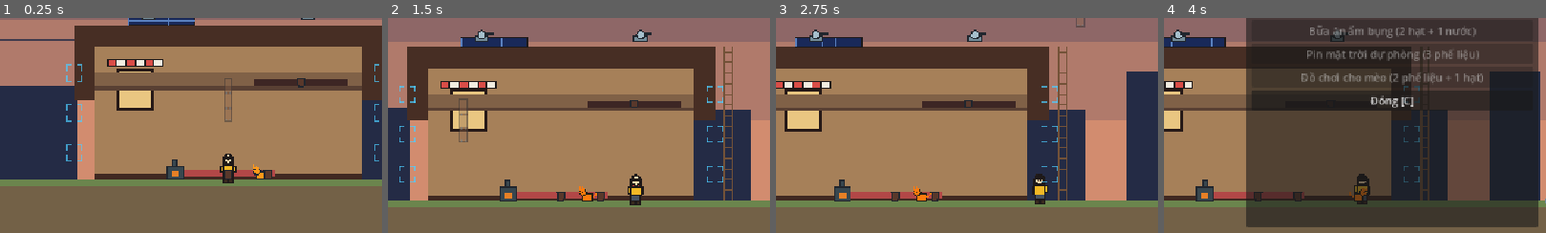
Above: before the commit, frames 1-4 (left to right).
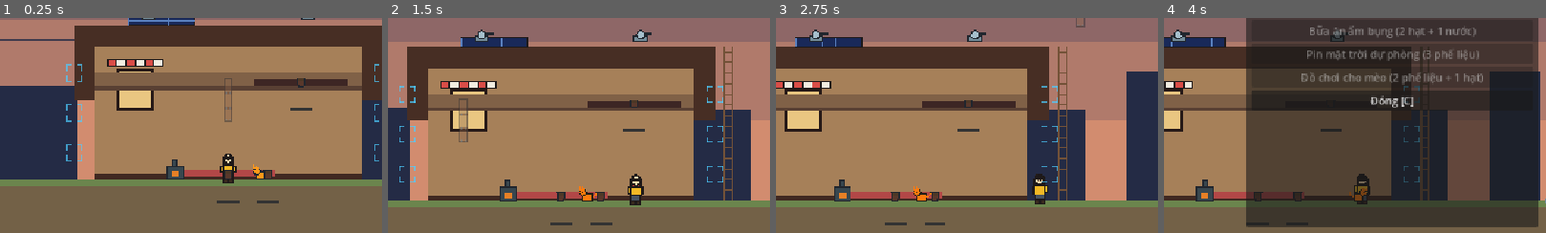
Above: after the commit, the same moments.

Repository: vuphamhocvienmatma/insomnia-dark-war
Game: Godot game, scene res://scenes/main_level.tscn
Same seed, same stepped clock (60 frames per second), same inputs: the game is played once before the commit and once after it.
Inputs (mouse positions are % of the whole screen's width and height, from its top left):
- Up to frame 1 (0.25 s): no input
- Up to frame 2 (1.5 s): move the mouse to (72, 45) at 0.52 s; press the mouse at (72, 45) at 0.53 s; hold Right (ui_right) 0.53-1.28 s; tap E (interact) at 0.8, 1.35 s; move the mouse to (30, 55) at 1.27 s; release the mouse at (30, 55) at 1.28 s; hold S (ui_down) from 1.28 s (still down)
- Up to frame 3 (2.75 s): click (30, 55) at 1.55 s; move the mouse to (60, 28) at 2.02 s; release S (ui_down) at 2.03 s; press the mouse at (60, 28) at 2.03 s; hold Right (ui_right) from 2.03 s (still down); tap E (interact) at 2.3 s
- Up to frame 4 (4 s): move the mouse to (45, 70) at 2.77 s; release Right (ui_right) at 2.78 s; release the mouse at (45, 70) at 2.78 s; hold W (ui_up) 2.78-3.53 s; tap E (interact) at 2.85, 3.8 s; click (45, 70) at 3.05 s; move the mouse to (80, 65) at 3.52 s; hold Left (ui_left) from 3.53 s (still down); hold C (toggle_crafting) from 3.53 s (still down)
The pictures show only the part of the screen within x 20-70%, y 26-76%; the shares and areas given below are measured in that part.

The runs differ from the first frame. In frame 1, 0.2% of the frame differs, in the area x 56-82%, y 28-87%; in frame 2, 0.2%; in frame 3, 0.2%; in frame 4, 0.2%.

Commit message:
feat: phase 19 polish (task rewards, hud pulse, turret laser, zombie death fx, plant stages, difficulty)

Diff:
--- a/insomnia-in-the-dark-war/scripts/art_plantpot.gd
+++ b/insomnia-in-the-dark-war/scripts/art_plantpot.gd
@@ -17,10 +17,22 @@
 	var pot_closed := pot.duplicate()
 	pot_closed.append(pot[0])
 	draw_polyline(pot_closed, OUTLINE, 2.0)
-	if _state == "planted":
+
+	var progress: float = 0.0
+	var p := get_parent()
+	if p != null and "growth_progress" in p:
+		progress = float(p.get("growth_progress"))
+
+	if progress < 0.33:
+		draw_rect(Rect2(-4.0, -12.0, 8.0, 4.0), Color(0.3, 0.22, 0.15, 1.0))
+	elif progress < 0.66:
 		draw_line(Vector2(0.0, -12.0), Vector2(0.0, -20.0), LEAF, 2.0)
-	elif _state == "bloomed":
+	else:
 		draw_line(Vector2(0.0, -12.0), Vector2(0.0, -26.0), LEAF, 2.0)
 		draw_circle(Vector2(0.0, -28.0), 4.0, FLOWER)
 		draw_polygon([Vector2(-4.0, -20.0), Vector2(-10.0, -22.0), Vector2(-4.0, -16.0)], [LEAF, LEAF, LEAF])
 		draw_polygon([Vector2(4.0, -20.0), Vector2(10.0, -22.0), Vector2(4.0, -16.0)], [LEAF, LEAF, LEAF])
+
+	var fill_w: float = 32.0 * progress
+	draw_rect(Rect2(-16.0, 32.0, 32.0, 4.0), Color(0.2, 0.2, 0.2, 1.0))
+	draw_rect(Rect2(-16.0, 32.0, fill_w, 4.0), Color(0.4, 0.9, 0.4, 1.0))
--- a/insomnia-in-the-dark-war/scripts/auto_turret.gd
+++ b/insomnia-in-the-dark-war/scripts/auto_turret.gd
@@ -33,6 +33,13 @@
 			var final_damage: float = attack_damage * (GameState.turret_damage_multiplier if GameState else 1.0)
 			current_target.call("take_damage", final_damage)
 			print("Turret phun lửa! Tiêu tốn ", solar_cost_per_shot, " Solar.")
+			var line := Line2D.new()
+			line.add_point(Vector2.ZERO)
+			line.add_point(current_target.global_position - global_position)
+			line.width = 3.0
+			line.default_color = Color(1.0, 0.5, 0.0, 0.8)
+			add_child(line)
+			get_tree().create_timer(0.1).timeout.connect(line.queue_free)
 		else:
 			print("Hết năng lượng mặt trời! Turret ngừng bắn.")
 
--- a/insomnia-in-the-dark-war/scripts/hud.gd
+++ b/insomnia-in-the-dark-war/scripts/hud.gd
@@ -22,12 +22,20 @@
 
 func _on_scrap_changed(new_amount: int) -> void:
 	label.text = "Phế liệu: " + str(new_amount)
+	_pulse_label(label)
 
 func _on_seeds_changed(new_amount: int) -> void:
 	seeds_label.text = "Hạt giống: " + str(new_amount)
+	_pulse_label(seeds_label)
 
 func _on_water_changed(new_amount: int) -> void:
 	water_label.text = "Nước: " + str(new_amount)
+	_pulse_label(water_label)
+
+func _pulse_label(lbl: Label) -> void:
+	var tw := create_tween()
+	tw.tween_property(lbl, "scale", Vector2(1.2, 1.2), 0.1)
+	tw.tween_property(lbl, "scale", Vector2.ONE, 0.1)
 
 func _on_tired_changed(is_tired: bool) -> void:
 	tired_label.visible = is_tired
--- a/insomnia-in-the-dark-war/scripts/journal_manager.gd
+++ b/insomnia-in-the-dark-war/scripts/journal_manager.gd
@@ -3,6 +3,7 @@
 var daily_tasks: Array[Dictionary] = []
 
 signal tasks_updated
+signal task_completed(task_desc: String)
 
 func _ready() -> void:
 	generate_daily_tasks()
@@ -35,7 +36,10 @@
 	for task in daily_tasks:
 		if task["type"] == task_type and task["progress"] < task["target"]:
 			task["progress"] += 1
-			if task["progress"] == task["target"]:
-				print("Hoàn thành nhiệm vụ: ", task["desc"])
-			break
+		if task["progress"] == task["target"]:
+			task_completed.emit(task["desc"])
+			GameState.add_scrap(5)
+			GameState.add_seeds(2)
+			print("🎉 Hoàn thành nhiệm vụ: ", task["desc"], "! Thưởng 5 phế liệu + 2 hạt giống.")
+		break
 	tasks_updated.emit()
--- a/insomnia-in-the-dark-war/scripts/level_setup.gd
+++ b/insomnia-in-the-dark-war/scripts/level_setup.gd
@@ -14,6 +14,7 @@
 
 var _spawned_zombies: Array[Node2D] = []
 var _night_sky: Node2D = null
+var day_count: int = 1
 
 func _ready() -> void:
 	var skyline := Node2D.new()
@@ -114,6 +115,8 @@
 	add_child(_night_sky)
 
 func _on_phase_changed(is_night: bool) -> void:
+	if not is_night:
+		day_count += 1
 	if _night_sky != null:
 		_night_sky.visible = is_night
 
@@ -126,12 +129,14 @@
 		_spawned_zombies.clear()
 
 func _respawn_zombie_wave() -> void:
-	var wave_size: int = 10 + int(GameState.scrap_count / 5.0)
+	var speed_multiplier: float = 1.0 + (float(day_count) * 0.05) if day_count <= 10 else 1.5
+	var wave_size: int = 10 + int(GameState.scrap_count / 5.0) + (day_count * 2)
 	for i in wave_size:
 		var side: float = -1.0 if (i % 2 == 0) else 1.0
 		var x: float = side * 1200.0
 		var pos := Vector2(x, GROUND_Y)
 		var zombie := ZOMBIE_SCENE.instantiate() as Node2D
 		zombie.position = pos
+		zombie.set("speed", 30.0 * speed_multiplier)
 		add_child(zombie)
 		_spawned_zombies.append(zombie)
--- a/insomnia-in-the-dark-war/scripts/plant_pot.gd
+++ b/insomnia-in-the-dark-war/scripts/plant_pot.gd
@@ -6,6 +6,7 @@
 
 var current_state: PotState = PotState.EMPTY
 var growth_timer: float = 0.0
+var growth_progress: float = 0.0
 
 @onready var art_node: Node2D = $Art
 
@@ -16,10 +17,17 @@
 func _process(delta: float) -> void:
 	if current_state == PotState.PLANTED:
 		growth_timer += delta
+		growth_progress = growth_timer / growth_time
+		art_node.queue_redraw()
 		if growth_timer >= growth_time:
 			current_state = PotState.BLOOMED
+			growth_progress = 1.0
 			art_node.set_state("bloomed")
 			print("Cây đã nở hoa! Đến thu hoạch thôi.")
+	elif current_state == PotState.EMPTY:
+		growth_progress = 0.0
+	elif current_state == PotState.BLOOMED:
+		growth_progress = 1.0
 
 func plant_seed() -> bool:
 	if current_state != PotState.EMPTY:
--- a/insomnia-in-the-dark-war/scripts/zombie_ai.gd
+++ b/insomnia-in-the-dark-war/scripts/zombie_ai.gd
@@ -118,6 +118,28 @@
 	current_health -= amount
 	print("Zombie chịu ", amount, " sát thương! Còn lại: ", current_health)
 	if current_health <= 0.0:
+		_spawn_death_fx()
 		print("Zombie gục ngã và tan biến...")
 		JournalManager.track_progress("zombie_kill")
 		queue_free()
+
+
+func _spawn_death_fx() -> void:
+	var particles := GPUParticles2D.new()
+	var parent := get_parent()
+	if parent != null:
+		parent.add_child(particles)
+	else:
+		add_child(particles)
+	particles.global_position = global_position
+	particles.amount = 15
+	particles.lifetime = 0.5
+	particles.one_shot = true
+	var mat := ParticleProcessMaterial.new()
+	mat.color = Color(0.5, 0.7, 0.5)
+	mat.gravity = Vector3(0.0, 100.0, 0.0)
+	mat.scale_min = 0.0
+	mat.scale_max = 0.3
+	particles.process_material = mat
+	particles.emitting = true
+	get_tree().create_timer(0.6).timeout.connect(particles.queue_free)
